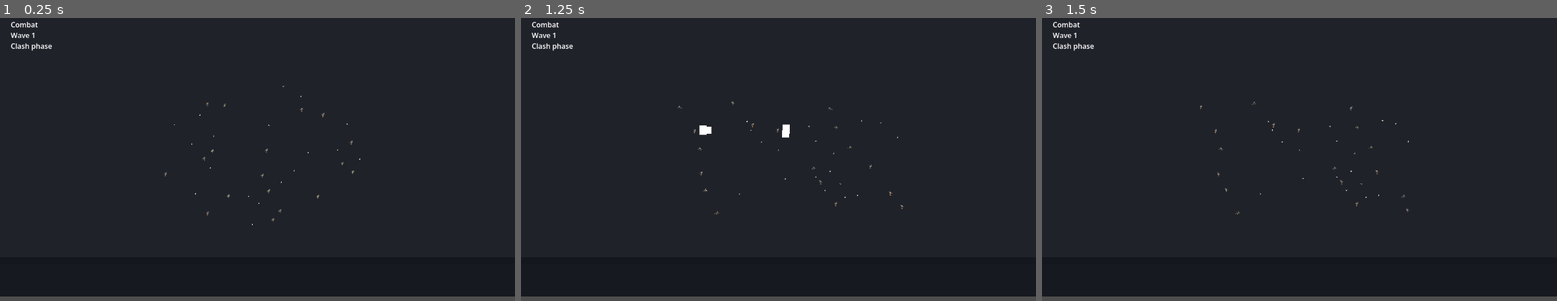
Above: before the commit, frames 1-3 (left to right).
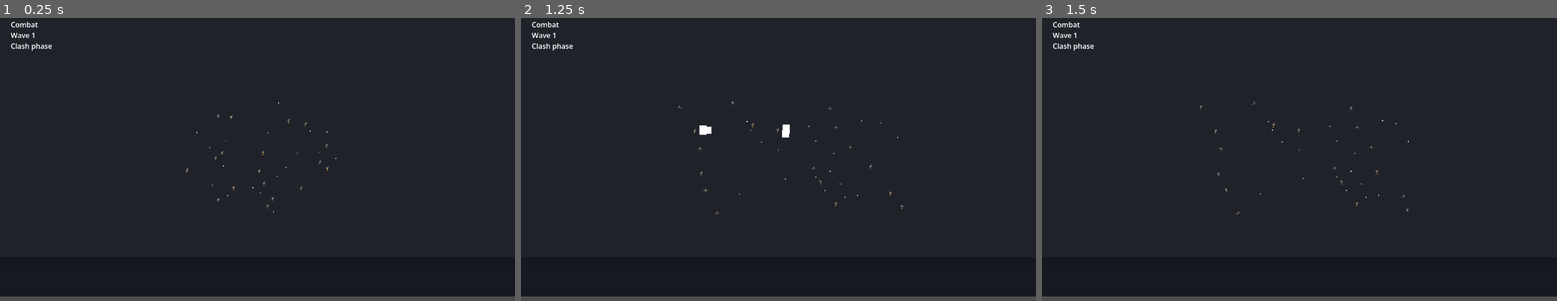
Above: after the commit, the same moments.

Repository: changingzhao-cpu/demo
Game: Godot game, scene res://scenes/main/main_scene.tscn
Same seed, same stepped clock (60 frames per second), same inputs: the game is played once before the commit and once after it.
Inputs (mouse positions are in pixels of both pictures, inside the frame that each line leads up to):
- Up to frame 1 (0.25 s): no input
- Up to frame 2 (1.25 s): tap Enter at 0.5, 0.6 s; move the mouse to (891, 142) at 0.52 s; click (891, 142) at 0.67 s
- Up to frame 3 (1.5 s): move the mouse to (1196, 170) at 1.27 s; tap Keypad Enter at 1.35 s; click (1196, 170) at 1.42 s

The runs differ from the first frame. In frame 1, 0.2% of the frame differs, in the area x 31-70%, y 23-74%; in frame 2, nothing differs; in frame 3, nothing differs.

Commit message:
Increase initialization unit occupancy.
Compress the randomized first-frame spread and raise the initialization screen mapping scale so the opening unit mass fills more of the frame like the reference.

Co-Authored-By: Claude Sonnet 4.6 (1M context) <noreply@anthropic.com>

Diff:
--- a/scripts/battle/battle_scene_runtime.gd
+++ b/scripts/battle/battle_scene_runtime.gd
@@ -4,9 +4,9 @@
 const SCREEN_CENTER := Vector2(640.0, 408.0)
 const SCREEN_SCALE := Vector2(28.0, 20.0)
 const INIT_DISPLAY_COUNT := 36
-const INIT_REGION_RADIUS := Vector2(255.0, 158.0)
-const INIT_MIN_DISTANCE := 24.0
-const INIT_JITTER := 12.0
+const INIT_REGION_RADIUS := Vector2(192.0, 122.0)
+const INIT_MIN_DISTANCE := 18.0
+const INIT_JITTER := 8.0
 const INIT_HOLD_SECONDS := 1.2
 
 @onready var _controller = $BattleController
@@ -133,7 +133,7 @@
 	_initial_layout_positions.clear()
 	if _controller == null or not _controller.has_method("get_visible_entity_screen_payloads"):
 		return
-	var payloads: Array = _controller.call("get_visible_entity_screen_payloads", INIT_DISPLAY_COUNT, SCREEN_CENTER, Vector2(24.0, 17.0))
+	var payloads: Array = _controller.call("get_visible_entity_screen_payloads", INIT_DISPLAY_COUNT, SCREEN_CENTER, Vector2(31.0, 22.0))
 	var placed_points: Array[Vector2] = []
 	for payload in payloads:
 		var entity_id := int(payload.get("entity_id", -1))
@@ -166,7 +166,7 @@
 func _apply_initial_layout_to_views() -> void:
 	if _controller == null:
 		return
-	var payloads: Array = _controller.call("get_visible_entity_screen_payloads", _unit_layer.get_child_count(), SCREEN_CENTER, Vector2(24.0, 17.0))
+	var payloads: Array = _controller.call("get_visible_entity_screen_payloads", _unit_layer.get_child_count(), SCREEN_CENTER, Vector2(31.0, 22.0))
 	for payload in payloads:
 		var entity_id := int(payload.get("entity_id", -1))
 		if entity_id == -1:
